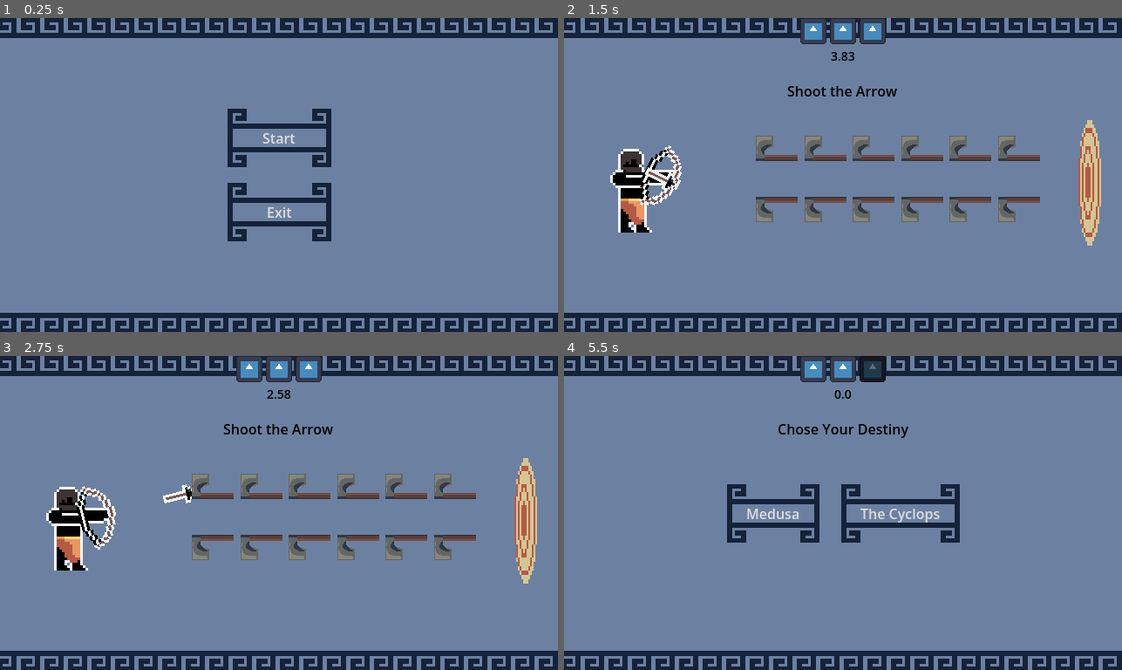
Above: before the commit, frames 1-4 (two rows, left to right).
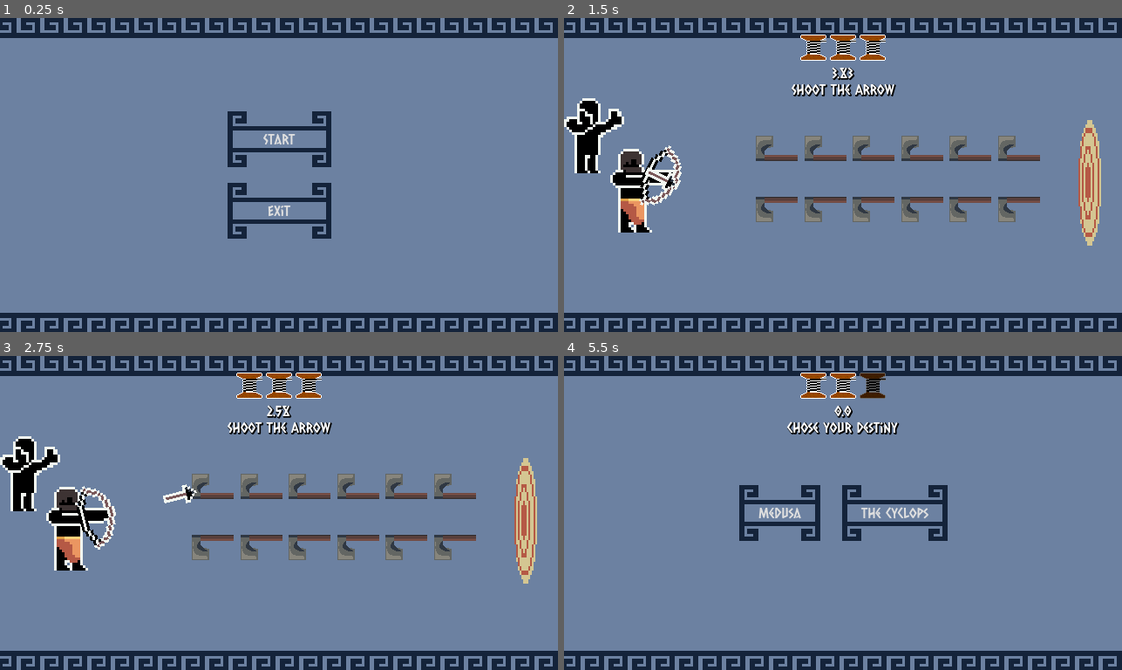
Above: after the commit, the same moments.

Repository: Magistratus-Studio/gmtk
Game: Godot game, scene res://Cenas/minigame_manager_scene.tscn
Two runs of this game, one before a commit and one after it. Both use one fixed random seed, a clock stepped at 60 frames per second and the inputs below. The engine's default icon, where the game draws it, is replaced by a stand-in: a white triangle on a blue panel in a dark square.
Inputs (mouse positions are in pixels of both pictures, inside the frame that each line leads up to):
- Up to frame 1 (0.25 s): no input
- Up to frame 2 (1.5 s): click "Start" at 0.5 s; click "Bow of Odysseus" at 1.25 s
- Up to frame 3 (2.75 s): move the mouse to (401, 497) at 2.02 s; press the mouse at (401, 497) at 2.03 s
- Up to frame 4 (5.5 s): move the mouse to (731, 528) at 2.77 s; release the mouse at (731, 528) at 2.78 s; click (731, 528) at 2.85 s; move the mouse to (898, 443) at 3.52 s; press the mouse at (898, 443) at 3.53 s; move the mouse to (815, 575) at 4.27 s; release the mouse at (815, 575) at 4.28 s; click (815, 575) at 4.35 s; move the mouse to (1010, 560) at 5.02 s; press the mouse at (1010, 560) at 5.03 s

The runs differ from the first frame. In frame 1, 1.1% of the frame differs, in the area x 40-60%, y 28-72%; in frame 2, 3.6%; in frame 3, 3.7%; in frame 4, 4.4%, in the area x 29-71%, y 0-60%.

Commit message:
feat: adiciona fonte e sfx submundo

Diff:
--- /dev/null
+++ b/gmtk/Assets/fonte_principal.tres
@@ -0,0 +1,8 @@
+[gd_resource type="LabelSettings" format=3 uid="uid://dlnnkssqlns6o"]
+
+[ext_resource type="FontFile" uid="uid://ckh70sq6hvymg" path="res://Assets/CaesarDressing-Regular.ttf" id="1_3qi0j"]
+
+[resource]
+font = ExtResource("1_3qi0j")
+shadow_size = 3
+shadow_color = Color(0, 0, 0, 1)
--- /dev/null
+++ b/gmtk/Assets/tema_botoes.tres
@@ -0,0 +1,13 @@
+[gd_resource type="Theme" format=3 uid="uid://b5q3uqdve1ja6"]
+
+[ext_resource type="FontFile" uid="uid://ckh70sq6hvymg" path="res://Assets/CaesarDressing-Regular.ttf" id="1_nxnag"]
+[ext_resource type="StyleBox" uid="uid://brlbh6wmus6pb" path="res://Assets/textura_botao.tres" id="2_3mqs2"]
+
+[resource]
+Button/colors/font_hover_color = Color(0.7477986, 0.755198, 0.8987216, 1)
+Button/fonts/font = ExtResource("1_nxnag")
+Button/styles/disabled = ExtResource("2_3mqs2")
+Button/styles/focus = ExtResource("2_3mqs2")
+Button/styles/hover = ExtResource("2_3mqs2")
+Button/styles/normal = ExtResource("2_3mqs2")
+Button/styles/pressed = ExtResource("2_3mqs2")
--- a/gmtk/Cenas/Minijogos/Arco/arco_odisseu.tscn
+++ b/gmtk/Cenas/Minijogos/Arco/arco_odisseu.tscn
@@ -3,6 +3,7 @@
 [ext_resource type="Script" uid="uid://dhl0adgqlv55h" path="res://Cenas/Minijogos/Arco/arco_odisseu.gd" id="1_e0rc7"]
 [ext_resource type="Texture2D" uid="uid://cqxyf375cu7md" path="res://Sprites/Fundo tela de inicio.png" id="2_ama0n"]
 [ext_resource type="Texture2D" uid="uid://bgbwipl51x5a7" path="res://Sprites/Odisseu.png" id="3_fvfon"]
+[ext_resource type="LabelSettings" uid="uid://dlnnkssqlns6o" path="res://Assets/fonte_principal.tres" id="4_fvfon"]
 
 [sub_resource type="AtlasTexture" id="AtlasTexture_otrat"]
 atlas = ExtResource("3_fvfon")
@@ -11,13 +12,6 @@
 [sub_resource type="AtlasTexture" id="AtlasTexture_y1mm1"]
 atlas = ExtResource("3_fvfon")
 region = Rect2(65, 2, 14, 25)
-
-[sub_resource type="AtlasTexture" id="AtlasTexture_ipbtg"]
-atlas = ExtResource("3_fvfon")
-region = Rect2(81, 11, 13, 7)
-
-[sub_resource type="RectangleShape2D" id="RectangleShape2D_otrat"]
-size = Vector2(12.333336, 3.333333)
 
 [sub_resource type="AtlasTexture" id="AtlasTexture_w3yf8"]
 atlas = ExtResource("3_fvfon")
@@ -39,8 +33,16 @@
 a = Vector2(216, 208)
 b = Vector2(552, 208)
 
-[sub_resource type="LabelSettings" id="LabelSettings_42602"]
-font_color = Color(0, 0, 0, 1)
+[sub_resource type="AtlasTexture" id="AtlasTexture_ipbtg"]
+atlas = ExtResource("3_fvfon")
+region = Rect2(81, 11, 13, 7)
+
+[sub_resource type="RectangleShape2D" id="RectangleShape2D_otrat"]
+size = Vector2(12.333336, 3.333333)
+
+[sub_resource type="AtlasTexture" id="AtlasTexture_1i4hq"]
+atlas = ExtResource("3_fvfon")
+region = Rect2(6, 3, 23, 29)
 
 [node name="ArcoOdisseu" type="Control" unique_id=1390438499 node_paths=PackedStringArray("odisseu", "flecha", "desafio")]
 layout_mode = 3
@@ -73,22 +75,6 @@
 position = Vector2(112, 184)
 scale = Vector2(3, 3)
 texture = SubResource("AtlasTexture_y1mm1")
-
-[node name="Flecha" type="Sprite2D" parent="." unique_id=1680771823]
-position = Vector2(112, 184)
-scale = Vector2(3, 3)
-texture = SubResource("AtlasTexture_ipbtg")
-
-[node name="VisibleOnScreenNotifier2D" type="VisibleOnScreenNotifier2D" parent="Flecha" unique_id=1705163677]
-scale = Vector2(0.99999994, 0.99999994)
-rect = Rect2(-6.333336, -1.6666679, 12.333336, 3.333332)
-
-[node name="ColisorFlecha" type="Area2D" parent="Flecha" unique_id=1428749366]
-collision_mask = 6
-
-[node name="CollisionShape2D" type="CollisionShape2D" parent="Flecha/ColisorFlecha" unique_id=762438496]
-position = Vector2(-0.16666794, 0)
-shape = SubResource("RectangleShape2D_otrat")
 
 [node name="Desafio" type="Node2D" parent="." unique_id=1778881472]
 
@@ -173,6 +159,27 @@
 [node name="CollisionShape2D" type="CollisionShape2D" parent="Desafio/ColisorParede2" unique_id=802611415]
 shape = SubResource("SegmentShape2D_4mnnu")
 
+[node name="Flecha" type="Sprite2D" parent="." unique_id=1680771823]
+position = Vector2(112, 184)
+scale = Vector2(3, 3)
+texture = SubResource("AtlasTexture_ipbtg")
+
+[node name="VisibleOnScreenNotifier2D" type="VisibleOnScreenNotifier2D" parent="Flecha" unique_id=1705163677]
+scale = Vector2(0.99999994, 0.99999994)
+rect = Rect2(-6.333336, -1.6666679, 12.333336, 3.333332)
+
+[node name="ColisorFlecha" type="Area2D" parent="Flecha" unique_id=1428749366]
+collision_mask = 6
+
+[node name="CollisionShape2D" type="CollisionShape2D" parent="Flecha/ColisorFlecha" unique_id=762438496]
+position = Vector2(-0.16666794, 0)
+shape = SubResource("RectangleShape2D_otrat")
+
+[node name="Sprite2D" type="Sprite2D" parent="." unique_id=668743208]
+position = Vector2(35, 135)
+scale = Vector2(3, 3)
+texture = SubResource("AtlasTexture_1i4hq")
+
 [node name="Titulo" type="Label" parent="." unique_id=447816567]
 layout_mode = 1
 anchors_preset = -1
@@ -183,7 +190,7 @@
 offset_left = 0.3199997
 offset_bottom = -0.040000916
 text = "Shoot the Arrow"
-label_settings = SubResource("LabelSettings_42602")
+label_settings = ExtResource("4_fvfon")
 horizontal_alignment = 1
 metadata/_edit_use_anchors_ = true
 
--- a/gmtk/Cenas/Minijogos/Aves/aves_estifalo.tscn
+++ b/gmtk/Cenas/Minijogos/Aves/aves_estifalo.tscn
@@ -4,9 +4,7 @@
 [ext_resource type="Texture2D" uid="uid://cqxyf375cu7md" path="res://Sprites/Fundo tela de inicio.png" id="2_qbhlb"]
 [ext_resource type="Texture2D" uid="uid://bc1ayuixxupfe" path="res://icon.svg" id="2_t457u"]
 [ext_resource type="PackedScene" uid="uid://b1s8y1sijb28g" path="res://Cenas/Minijogos/Aves/ave.tscn" id="3_gq1w6"]
-
-[sub_resource type="LabelSettings" id="LabelSettings_gq1w6"]
-font_color = Color(0, 0, 0, 1)
+[ext_resource type="LabelSettings" uid="uid://dlnnkssqlns6o" path="res://Assets/fonte_principal.tres" id="5_1ppbn"]
 
 [node name="AvesEstifalo" type="Control" unique_id=1117180481 node_paths=PackedStringArray("contador_aves", "container_aves")]
 layout_mode = 3
@@ -111,6 +109,6 @@
 offset_left = 0.3199997
 offset_bottom = -0.040000916
 text = "Kill the Stymphalian Birds"
-label_settings = SubResource("LabelSettings_gq1w6")
+label_settings = ExtResource("5_1ppbn")
 horizontal_alignment = 1
 metadata/_edit_use_anchors_ = true
--- a/gmtk/Cenas/Minijogos/Ciclope/ciclope.tscn
+++ b/gmtk/Cenas/Minijogos/Ciclope/ciclope.tscn
@@ -3,6 +3,7 @@
 [ext_resource type="Script" uid="uid://dy43hx1no3yke" path="res://Cenas/Minijogos/Ciclope/ciclope.gd" id="1_mmlj4"]
 [ext_resource type="Texture2D" uid="uid://cqxyf375cu7md" path="res://Sprites/Fundo tela de inicio.png" id="2_kbalv"]
 [ext_resource type="Texture2D" uid="uid://ckb728slm6yet" path="res://Sprites/Ciclope.png" id="3_ahksd"]
+[ext_resource type="LabelSettings" uid="uid://dlnnkssqlns6o" path="res://Assets/fonte_principal.tres" id="4_ahksd"]
 
 [sub_resource type="AtlasTexture" id="AtlasTexture_4mnnu"]
 atlas = ExtResource("3_ahksd")
@@ -33,9 +34,6 @@
 [sub_resource type="AtlasTexture" id="AtlasTexture_otrat"]
 atlas = ExtResource("3_ahksd")
 region = Rect2(145, 98, 15, 60)
-
-[sub_resource type="LabelSettings" id="LabelSettings_2ikrp"]
-font_color = Color(0, 0, 0, 1)
 
 [sub_resource type="AtlasTexture" id="AtlasTexture_w3yf8"]
 atlas = ExtResource("3_ahksd")
@@ -114,7 +112,7 @@
 offset_left = 0.3199997
 offset_bottom = -0.040000916
 text = "Blind the Ciclops"
-label_settings = SubResource("LabelSettings_2ikrp")
+label_settings = ExtResource("4_ahksd")
 horizontal_alignment = 1
 metadata/_edit_use_anchors_ = true
 
--- a/gmtk/Cenas/Minijogos/Hidra/hidra.tscn
+++ b/gmtk/Cenas/Minijogos/Hidra/hidra.tscn
@@ -3,6 +3,7 @@
 [ext_resource type="Script" uid="uid://1mg1wahe1bbf" path="res://Cenas/Minijogos/Hidra/hidra.gd" id="1_kbmje"]
 [ext_resource type="Texture2D" uid="uid://cqxyf375cu7md" path="res://Sprites/Fundo tela de inicio.png" id="2_qf2fo"]
 [ext_resource type="Texture2D" uid="uid://deghiqlyyvrqu" path="res://Sprites/Hidra.png" id="3_o0lje"]
+[ext_resource type="LabelSettings" uid="uid://dlnnkssqlns6o" path="res://Assets/fonte_principal.tres" id="4_o0lje"]
 
 [sub_resource type="AtlasTexture" id="AtlasTexture_otrat"]
 atlas = ExtResource("3_o0lje")
@@ -11,9 +12,6 @@
 [sub_resource type="AtlasTexture" id="AtlasTexture_1i4hq"]
 atlas = ExtResource("3_o0lje")
 region = Rect2(81, 3, 14, 26)
-
-[sub_resource type="LabelSettings" id="LabelSettings_ewagc"]
-font_color = Color(0, 0, 0, 1)
 
 [node name="Hidra" type="Control" unique_id=1258599585 node_paths=PackedStringArray("cabeca_container")]
 layout_mode = 3
@@ -100,6 +98,6 @@
 offset_left = 0.3199997
 offset_bottom = -0.040000916
 text = "Kill the Hidra"
-label_settings = SubResource("LabelSettings_ewagc")
+label_settings = ExtResource("4_o0lje")
 horizontal_alignment = 1
 metadata/_edit_use_anchors_ = true
--- a/gmtk/Cenas/Minijogos/Medusa/Medusa.tscn
+++ b/gmtk/Cenas/Minijogos/Medusa/Medusa.tscn
@@ -3,6 +3,7 @@
 [ext_resource type="Script" uid="uid://y1422xvabbvs" path="res://Cenas/Minijogos/Medusa/medusa.gd" id="1_vyocy"]
 [ext_resource type="PackedScene" uid="uid://6410gl83k8s7" path="res://Cenas/Minijogos/Medusa/disparo.tscn" id="2_mg0gg"]
 [ext_resource type="Texture2D" uid="uid://cqxyf375cu7md" path="res://Sprites/Fundo tela de inicio.png" id="3_rwmrl"]
+[ext_resource type="LabelSettings" uid="uid://dlnnkssqlns6o" path="res://Assets/fonte_principal.tres" id="5_067hr"]
 [ext_resource type="Texture2D" uid="uid://lt3yucfa1h3g" path="res://Sprites/Medusa.png" id="5_h0sqj"]
 
 [sub_resource type="AtlasTexture" id="AtlasTexture_067hr"]
@@ -70,9 +71,6 @@
 [sub_resource type="AtlasTexture" id="AtlasTexture_rwmrl"]
 atlas = ExtResource("5_h0sqj")
 region = Rect2(0, 32, 30, 32)
-
-[sub_resource type="LabelSettings" id="LabelSettings_mg0gg"]
-font_color = Color(0, 0, 0, 1)
 
 [node name="Medusa" type="Control" unique_id=151856692 node_paths=PackedStringArray("perseu", "medusa", "timer_medusa", "escudo")]
 layout_mode = 3
@@ -144,7 +142,7 @@
 offset_left = 0.3199997
 offset_bottom = -0.040000916
 text = "Protect from Medusa"
-label_settings = SubResource("LabelSettings_mg0gg")
+label_settings = ExtResource("5_067hr")
 horizontal_alignment = 1
 metadata/_edit_use_anchors_ = true
 
--- a/gmtk/Cenas/Minijogos/Simplegades/simplegades.tscn
+++ b/gmtk/Cenas/Minijogos/Simplegades/simplegades.tscn
@@ -3,6 +3,7 @@
 [ext_resource type="Script" uid="uid://cwu7rramflqp7" path="res://Cenas/Minijogos/Simplegades/simplegades.gd" id="1_oevjl"]
 [ext_resource type="Texture2D" uid="uid://cqxyf375cu7md" path="res://Sprites/Fundo tela de inicio.png" id="2_fyjgl"]
 [ext_resource type="Texture2D" uid="uid://bc1ayuixxupfe" path="res://icon.svg" id="2_ytekd"]
+[ext_resource type="LabelSettings" uid="uid://dlnnkssqlns6o" path="res://Assets/fonte_principal.tres" id="4_07u7w"]
 
 [sub_resource type="Gradient" id="Gradient_ytekd"]
 offsets = PackedFloat32Array(0, 0.40131578, 1)
@@ -19,9 +20,6 @@
 
 [sub_resource type="SegmentShape2D" id="SegmentShape2D_otrat"]
 b = Vector2(0, 64)
-
-[sub_resource type="LabelSettings" id="LabelSettings_ytekd"]
-font_color = Color(0, 0, 0, 1)
 
 [node name="Simplegades" type="Control" unique_id=401489949 node_paths=PackedStringArray("rocha_cima", "rocha_baixo", "barco", "barra_forca")]
 layout_mode = 3
@@ -112,7 +110,7 @@
 offset_left = 0.3199997
 offset_bottom = -0.040000916
 text = "Pass the Symplegades"
-label_settings = SubResource("LabelSettings_ytekd")
+label_settings = ExtResource("4_07u7w")
 horizontal_alignment = 1
 metadata/_edit_use_anchors_ = true
 
--- a/gmtk/Cenas/Minijogos/Sisifo/Sisifo.tscn
+++ b/gmtk/Cenas/Minijogos/Sisifo/Sisifo.tscn
@@ -3,6 +3,7 @@
 [ext_resource type="Script" uid="uid://c1ddb51hvap8j" path="res://Cenas/Minijogos/Sisifo/sisifo.gd" id="1_w1vjk"]
 [ext_resource type="Texture2D" uid="uid://cqxyf375cu7md" path="res://Sprites/Fundo tela de inicio.png" id="2_dvg0a"]
 [ext_resource type="Texture2D" uid="uid://b6pxqctw6li14" path="res://Sprites/Sisfo.png" id="3_7avp5"]
+[ext_resource type="LabelSettings" uid="uid://dlnnkssqlns6o" path="res://Assets/fonte_principal.tres" id="4_7avp5"]
 
 [sub_resource type="AtlasTexture" id="AtlasTexture_4mnnu"]
 atlas = ExtResource("3_7avp5")
@@ -42,9 +43,6 @@
 "name": &"default",
 "speed": 5.0
 }]
-
-[sub_resource type="LabelSettings" id="LabelSettings_3f0ay"]
-font_color = Color(0, 0, 0, 1)
 
 [node name="Sisifo" type="Control" unique_id=1995805051 node_paths=PackedStringArray("caminho_pedra", "pedra")]
 layout_mode = 3
@@ -114,7 +112,7 @@
 offset_left = 0.3199997
 offset_bottom = -0.040000916
 text = "Help Sisyphus"
-label_settings = SubResource("LabelSettings_3f0ay")
+label_settings = ExtResource("4_7avp5")
 horizontal_alignment = 1
 metadata/_edit_use_anchors_ = true
 
--- a/gmtk/Cenas/Minijogos/Submundo/submundo.gd
+++ b/gmtk/Cenas/Minijogos/Submundo/submundo.gd
@@ -8,6 +8,7 @@
 @export var notas: Label
 @export var teclado: GridContainer
 @export var porta: Label
+@export var audios: Array[AudioStreamWAV]
 
 func iniciar() -> void:
 	super.iniciar()
@@ -28,6 +29,8 @@
 	return false
 
 func _on_botao_pressed(botao: Button) -> void:
+	var Orquestrador = get_tree().get_nodes_in_group("orquestrador")[0]
+	Orquestrador.tocar_audio_sfx(audios[NOTAS[botao.name]])
 	if notas_tocadas.size() != senha.size():
 		notas_tocadas.append(NOTAS[botao.name])
 	else:
--- a/gmtk/Cenas/Minijogos/Submundo/submundo.tscn
+++ b/gmtk/Cenas/Minijogos/Submundo/submundo.tscn
@@ -2,10 +2,15 @@
 
 [ext_resource type="Script" uid="uid://bmrplr7nyn7ev" path="res://Cenas/Minijogos/Submundo/submundo.gd" id="1_ecwns"]
 [ext_resource type="Texture2D" uid="uid://cqxyf375cu7md" path="res://Sprites/Fundo tela de inicio.png" id="2_5t187"]
-[ext_resource type="Theme" uid="uid://b5q3uqdve1ja6" path="res://Sprites/tema_botoes.tres" id="3_beag6"]
-
-[sub_resource type="LabelSettings" id="LabelSettings_5t187"]
-font_color = Color(0, 0, 0, 1)
+[ext_resource type="AudioStream" uid="uid://2dodkmc82h5h" path="res://Cenas/Minijogos/Submundo/A.wav" id="2_48ita"]
+[ext_resource type="Theme" uid="uid://b5q3uqdve1ja6" path="res://Assets/tema_botoes.tres" id="3_beag6"]
+[ext_resource type="AudioStream" uid="uid://cq608lgdjlhs4" path="res://Cenas/Minijogos/Submundo/B.wav" id="3_rwxvu"]
+[ext_resource type="AudioStream" uid="uid://2r57pwhfrkbe" path="res://Cenas/Minijogos/Submundo/C.wav" id="4_7aehe"]
+[ext_resource type="AudioStream" uid="uid://qxh8han7g47p" path="res://Cenas/Minijogos/Submundo/D.wav" id="5_osktp"]
+[ext_resource type="AudioStream" uid="uid://brx7l6ssooabf" path="res://Cenas/Minijogos/Submundo/E.wav" id="6_rv0r0"]
+[ext_resource type="AudioStream" uid="uid://dlqebum3pbiro" path="res://Cenas/Minijogos/Submundo/F.wav" id="7_tskci"]
+[ext_resource type="AudioStream" uid="uid://d3xwqa6oqlf1j" path="res://Cenas/Minijogos/Submundo/G.wav" id="8_e08dj"]
+[ext_resource type="LabelSettings" uid="uid://dlnnkssqlns6o" path="res://Assets/fonte_principal.tres" id="10_rwxvu"]
 
 [node name="Submundo" type="Control" unique_id=530038715 node_paths=PackedStringArray("notas", "teclado", "porta")]
 layout_mode = 3
@@ -18,6 +23,7 @@
 notas = NodePath("Notas")
 teclado = NodePath("Teclado")
 porta = NodePath("Panel/Status")
+audios = Array[AudioStreamWAV]([ExtResource("2_48ita"), ExtResource("3_rwxvu"), ExtResource("4_7aehe"), ExtResource("5_osktp"), ExtResource("6_rv0r0"), ExtResource("7_tskci"), ExtResource("8_e08dj")])
 metadata/_custom_type_script = "uid://brfp8a3wxvhfk"
 
 [node name="Fundo" type="TextureRect" parent="." unique_id=1235849010]
@@ -39,7 +45,7 @@
 offset_left = 0.3199997
 offset_bottom = -0.040000916
 text = "Enter Hades Domain"
-label_settings = SubResource("LabelSettings_5t187")
+label_settings = ExtResource("10_rwxvu")
 horizontal_alignment = 1
 metadata/_edit_use_anchors_ = true
 
@@ -53,7 +59,7 @@
 offset_top = 0.0799942
 offset_right = 0.1199646
 offset_bottom = 0.039993286
-label_settings = SubResource("LabelSettings_5t187")
+label_settings = ExtResource("10_rwxvu")
 horizontal_alignment = 1
 metadata/_edit_use_anchors_ = true
 
@@ -86,7 +92,7 @@
 grow_horizontal = 2
 grow_vertical = 2
 text = "Closed"
-label_settings = SubResource("LabelSettings_5t187")
+label_settings = ExtResource("10_rwxvu")
 horizontal_alignment = 1
 metadata/_edit_use_anchors_ = true
 
--- a/gmtk/Cenas/Minijogos/Teseu/teseu.tscn
+++ b/gmtk/Cenas/Minijogos/Teseu/teseu.tscn
@@ -4,9 +4,7 @@
 [ext_resource type="Texture2D" uid="uid://cqxyf375cu7md" path="res://Sprites/Fundo tela de inicio.png" id="2_6hpel"]
 [ext_resource type="PackedScene" uid="uid://cpc6e43rruaga" path="res://Cenas/Minijogos/Teseu/peca.tscn" id="2_7bfs3"]
 [ext_resource type="PackedScene" uid="uid://uv6w05qfvh6s" path="res://Cenas/Minijogos/Teseu/area_arrastavel.tscn" id="3_6hpel"]
-
-[sub_resource type="LabelSettings" id="LabelSettings_h44xp"]
-font_color = Color(0, 0, 0, 1)
+[ext_resource type="LabelSettings" uid="uid://dlnnkssqlns6o" path="res://Assets/fonte_principal.tres" id="3_n2nta"]
 
 [node name="Teseu" type="Control" unique_id=788905144]
 layout_mode = 3
@@ -38,7 +36,7 @@
 offset_left = 0.3199997
 offset_bottom = -0.040000916
 text = "Fix the Ship of Theseus"
-label_settings = SubResource("LabelSettings_h44xp")
+label_settings = ExtResource("3_n2nta")
 horizontal_alignment = 1
 metadata/_edit_use_anchors_ = true
 
--- a/gmtk/Cenas/menu_inicial.tscn
+++ b/gmtk/Cenas/menu_inicial.tscn
@@ -2,7 +2,7 @@
 
 [ext_resource type="Script" uid="uid://cs5xb63jk6stj" path="res://Scripts/menu_controller.gd" id="1_4ahfv"]
 [ext_resource type="Texture2D" uid="uid://cqxyf375cu7md" path="res://Sprites/Fundo tela de inicio.png" id="2_sm8o4"]
-[ext_resource type="Theme" uid="uid://b5q3uqdve1ja6" path="res://Sprites/tema_botoes.tres" id="3_qdvqo"]
+[ext_resource type="Theme" uid="uid://b5q3uqdve1ja6" path="res://Assets/tema_botoes.tres" id="3_qdvqo"]
 
 [node name="MenuInicial" type="Control" unique_id=1398046020]
 layout_mode = 3
--- a/gmtk/Cenas/minigame_manager_scene.tscn
+++ b/gmtk/Cenas/minigame_manager_scene.tscn
@@ -13,11 +13,8 @@
 [ext_resource type="PackedScene" uid="uid://d2yt5lwvfw3uh" path="res://Cenas/Minijogos/Medusa/Medusa.tscn" id="11_eq1h1"]
 [ext_resource type="PackedScene" uid="uid://5hx0nq0gfwen" path="res://Cenas/Minijogos/Ciclope/ciclope.tscn" id="12_arl2q"]
 [ext_resource type="PackedScene" uid="uid://d1qeky4720sqw" path="res://Cenas/Minijogos/Sisifo/Sisifo.tscn" id="13_uud8v"]
-[ext_resource type="Texture2D" uid="uid://bc1ayuixxupfe" path="res://icon.svg" id="14_g8ekr"]
-
-[sub_resource type="LabelSettings" id="LabelSettings_lauj7"]
-font_size = 14
-font_color = Color(0, 0, 0, 1)
+[ext_resource type="Texture2D" uid="uid://cehcier1np2hq" path="res://Sprites/Vida-1.png.png" id="14_g8ekr"]
+[ext_resource type="LabelSettings" uid="uid://dlnnkssqlns6o" path="res://Assets/fonte_principal.tres" id="15_bdi2s"]
 
 [node name="MinigameManagerScene" type="Control" unique_id=1923513264 node_paths=PackedStringArray("timer_minigame", "vidas_container", "label_timer_minigame", "hud", "scene_controller") groups=["orquestrador"]]
 z_index = 1
@@ -63,9 +60,10 @@
 anchors_preset = 5
 anchor_left = 0.5
 anchor_right = 0.5
-offset_left = -18.0
-offset_right = 18.0
-offset_bottom = 44.0
+offset_left = -49.0
+offset_top = 19.02
+offset_right = 49.0
+offset_bottom = 73.02002
 grow_horizontal = 2
 
 [node name="VidaContainer" type="HBoxContainer" parent="HudTimers/VBoxContainer2" unique_id=373210906]
@@ -76,12 +74,12 @@
 layout_mode = 2
 texture = ExtResource("14_g8ekr")
 
-[node name="Vida2" type="TextureRect" parent="HudTimers/VBoxContainer2/VidaContainer" unique_id=1027931046]
+[node name="Vida2" type="TextureRect" parent="HudTimers/VBoxContainer2/VidaContainer" unique_id=1992865998]
 custom_maximum_size = Vector2(30, 30)
 layout_mode = 2
 texture = ExtResource("14_g8ekr")
 
-[node name="Vida3" type="TextureRect" parent="HudTimers/VBoxContainer2/VidaContainer" unique_id=165951761]
+[node name="Vida3" type="TextureRect" parent="HudTimers/VBoxContainer2/VidaContainer" unique_id=1895149445]
 custom_maximum_size = Vector2(30, 30)
 layout_mode = 2
 texture = ExtResource("14_g8ekr")
@@ -89,9 +87,17 @@
 [node name="LabelTimerMinigame" type="Label" parent="HudTimers/VBoxContainer2" unique_id=1447960999]
 layout_mode = 2
 text = "texto"
-label_settings = SubResource("LabelSettings_lauj7")
+label_settings = ExtResource("15_bdi2s")
 horizontal_alignment = 1
 vertical_alignment = 1
 metadata/_edit_use_anchors_ = true
 
+[node name="AudioGlobal" type="AudioStreamPlayer" parent="." unique_id=1850954377]
+
+[node name="AudioSFX" type="AudioStreamPlayer" parent="." unique_id=484488027]
+bus = &"SFX"
+
+[node name="AudioFUNDO" type="AudioStreamPlayer" parent="." unique_id=1176110561]
+bus = &"BACKGROUND"
+
 [connection signal="timeout" from="TimerMinigame" to="." method="_on_timer_minigame_timeout"]
--- a/gmtk/Cenas/seletor_caminho.tscn
+++ b/gmtk/Cenas/seletor_caminho.tscn
@@ -2,10 +2,8 @@
 
 [ext_resource type="Script" uid="uid://bfbam7k6blmos" path="res://Scripts/seletor_caminho.gd" id="1_xfh7h"]
 [ext_resource type="Texture2D" uid="uid://cqxyf375cu7md" path="res://Sprites/Fundo tela de inicio.png" id="2_nc73i"]
-[ext_resource type="Theme" uid="uid://b5q3uqdve1ja6" path="res://Sprites/tema_botoes.tres" id="3_hej73"]
-
-[sub_resource type="LabelSettings" id="LabelSettings_xfh7h"]
-font_color = Color(0, 0, 0, 1)
+[ext_resource type="Theme" uid="uid://b5q3uqdve1ja6" path="res://Assets/tema_botoes.tres" id="3_hej73"]
+[ext_resource type="LabelSettings" uid="uid://dlnnkssqlns6o" path="res://Assets/fonte_principal.tres" id="4_hej73"]
 
 [node name="SeletorCaminho" type="Control" unique_id=188329596 groups=["seletor"]]
 layout_mode = 3
@@ -60,7 +58,7 @@
 offset_left = 0.3199997
 offset_bottom = -0.040000916
 text = "Chose Your Destiny"
-label_settings = SubResource("LabelSettings_xfh7h")
+label_settings = ExtResource("4_hej73")
 horizontal_alignment = 1
 metadata/_edit_use_anchors_ = true
 
--- a/gmtk/Cenas/tela_conclusao.tscn
+++ b/gmtk/Cenas/tela_conclusao.tscn
@@ -2,10 +2,8 @@
 
 [ext_resource type="Script" uid="uid://ov8l3ildxnh0" path="res://Scripts/tela_conclusao.gd" id="1_4u5a8"]
 [ext_resource type="Texture2D" uid="uid://cqxyf375cu7md" path="res://Sprites/Fundo tela de inicio.png" id="2_maa8k"]
-[ext_resource type="Theme" uid="uid://b5q3uqdve1ja6" path="res://Sprites/tema_botoes.tres" id="3_3ip3n"]
-
-[sub_resource type="LabelSettings" id="LabelSettings_maa8k"]
-font_color = Color(0, 0, 0, 1)
+[ext_resource type="Theme" uid="uid://b5q3uqdve1ja6" path="res://Assets/tema_botoes.tres" id="3_3ip3n"]
+[ext_resource type="LabelSettings" uid="uid://dlnnkssqlns6o" path="res://Assets/fonte_principal.tres" id="4_3ip3n"]
 
 [node name="TelaConclusao" type="Control" unique_id=1906703916]
 layout_mode = 3
@@ -51,7 +49,7 @@
 anchor_bottom = 0.264
 offset_left = 0.3199997
 offset_bottom = -0.040000916
-label_settings = SubResource("LabelSettings_maa8k")
+label_settings = ExtResource("4_3ip3n")
 horizontal_alignment = 1
 metadata/_edit_use_anchors_ = true
 
--- a/gmtk/Scripts/minigame_manager.gd
+++ b/gmtk/Scripts/minigame_manager.gd
@@ -111,3 +111,7 @@
 		sorteados.append(minigames_disponiveis[1])
 
 	return sorteados
+
+func tocar_audio_sfx(audio: AudioStream) -> void:
+	$AudioSFX.stream = audio
+	$AudioSFX.play()
--- a/gmtk/Sprites/tema_botoes.tres
+++ /dev/null
@@ -1,10 +0,0 @@
-[gd_resource type="Theme" format=3 uid="uid://b5q3uqdve1ja6"]
-
-[ext_resource type="StyleBox" uid="uid://brlbh6wmus6pb" path="res://Sprites/textura_botao.tres" id="1_v0d1d"]
-
-[resource]
-Button/styles/disabled = ExtResource("1_v0d1d")
-Button/styles/focus = ExtResource("1_v0d1d")
-Button/styles/hover = ExtResource("1_v0d1d")
-Button/styles/normal = ExtResource("1_v0d1d")
-Button/styles/pressed = ExtResource("1_v0d1d")
--- /dev/null
+++ b/gmtk/audio_bus.tres
@@ -0,0 +1,15 @@
+[gd_resource type="AudioBusLayout" format=3 uid="uid://baua80idfbwse"]
+
+[resource]
+bus/1/name = &"SFX"
+bus/1/solo = false
+bus/1/mute = false
+bus/1/bypass_fx = false
+bus/1/volume_db = 0.0
+bus/1/send = &"Master"
+bus/2/name = &"BACKGROUND"
+bus/2/solo = false
+bus/2/mute = false
+bus/2/bypass_fx = false
+bus/2/volume_db = 0.0
+bus/2/send = &"Master"
Binary file added: gmtk/Assets/CaesarDressing-Regular.ttf
Not shown, added: gmtk/Assets/CaesarDressing-Regular.ttf.import
Renamed: gmtk/Sprites/textura_botao.tres -> gmtk/Assets/textura_botao.tres
Not shown, added: gmtk/Cenas/Minijogos/Submundo/A.wav.import
Not shown, added: gmtk/Cenas/Minijogos/Submundo/B.wav.import
Not shown, added: gmtk/Cenas/Minijogos/Submundo/C.wav.import
Not shown, added: gmtk/Cenas/Minijogos/Submundo/D.wav.import
Not shown, added: gmtk/Cenas/Minijogos/Submundo/E.wav.import
Not shown, added: gmtk/Cenas/Minijogos/Submundo/F.wav.import
Not shown, added: gmtk/Cenas/Minijogos/Submundo/G.wav.import
Binary file added: gmtk/Sprites/Vida-1.png.png
Not shown, added: gmtk/Sprites/Vida-1.png.png.import
(and 7 more such lines)
